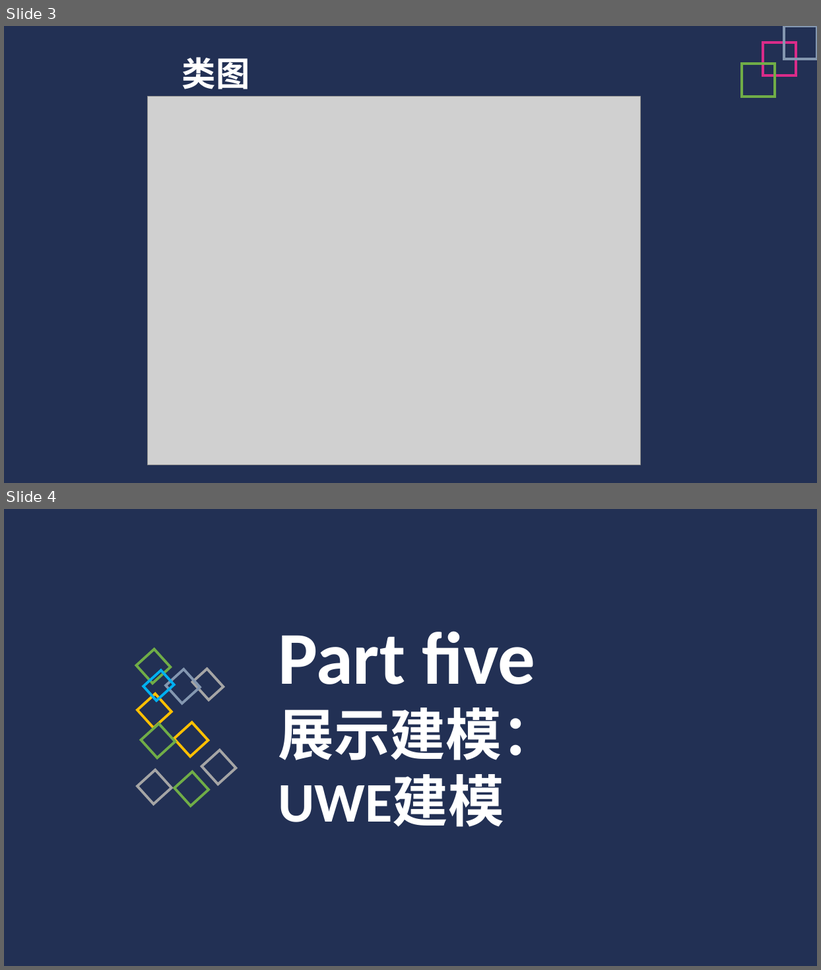
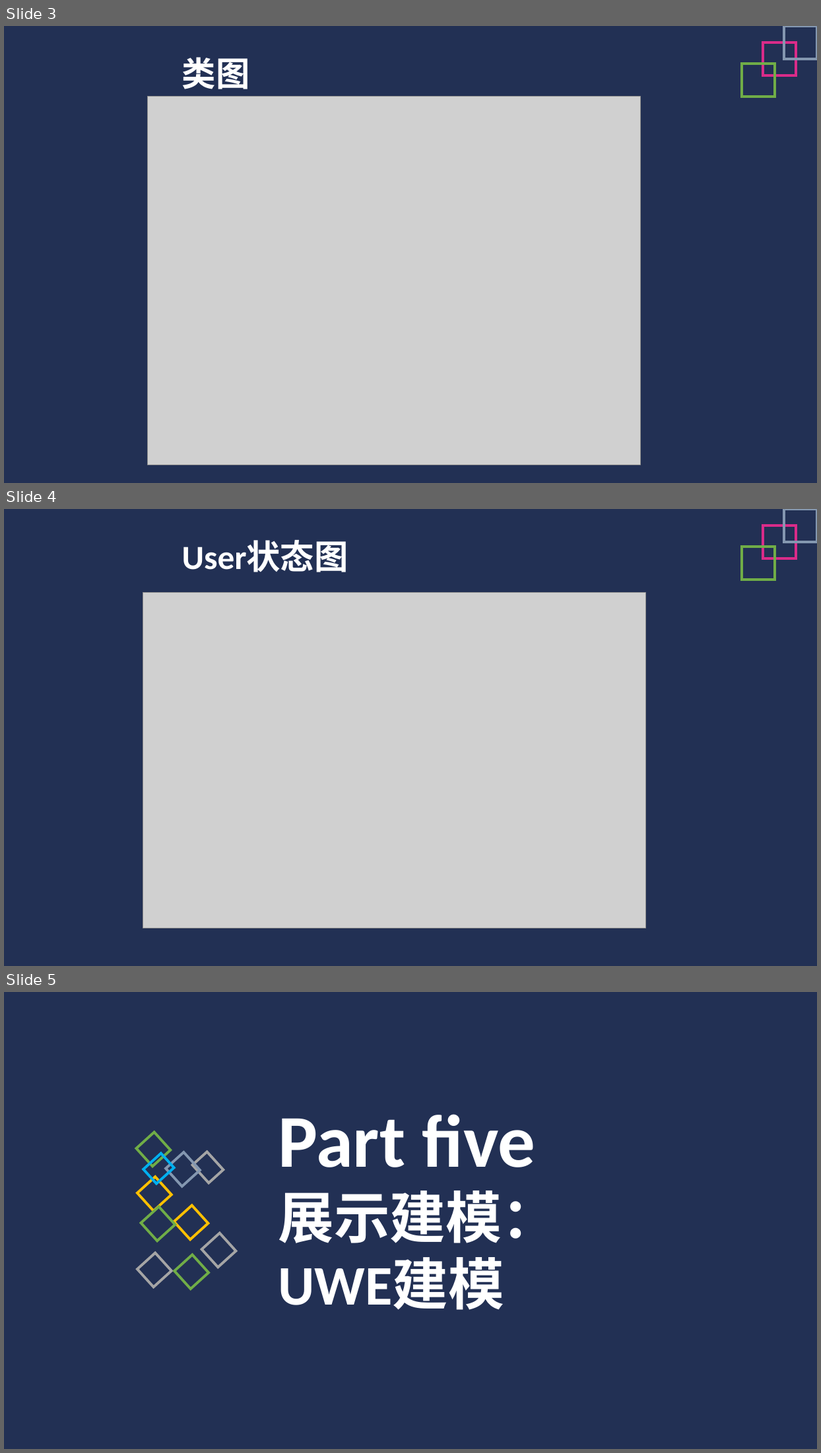
Before and after one commit to Glossy/WebEngineering, a slide deck: 应用建模.pptx. Shown one above the other, each under a label of ours: slides 3 and 4 before the commit, slides 3, 4 and 5 after it. The pictures are 821x970 and 821x1453 pixels, drawn with LibreOffice and Linux fonts; fonts in the diff are those of the drawing; grey boxes stand for pictures. Boxes give left, top, right and bottom in pixels: in the first picture for what was removed or moved away, otherwise in the second. Text is boxed around its words. In the diff, an @@ line names an element or a change of style, - is before the commit and + after.

Commit message:
更新第二部分user状态图

```diff
--- a/应用建模.pptx
+++ b/应用建模.pptx
@@ slide 4 added at bbox=[4, 509, 817, 966], background #FFFFFF; not listed: 2 template elements that a slide beside it also shows @@
@@ rectangle added at bbox=[764, 525, 797, 559], outline #DA2B89 3 pt @@
@@ rectangle added at bbox=[784, 509, 817, 542], outline #8497B0 3 pt @@
@@ text added at bbox=[182, 541, 349, 572], 40 pt, text #FFFFFF, bold @@
+User状态图
@@ rectangle added at bbox=[742, 547, 775, 580], outline #70AD47 3 pt @@
@@ picture added at bbox=[143, 593, 646, 929] @@
@@ what was slide 4 is now slide 5 @@
```
Also in this commit, not shown: 1 slide changed, 1 other file.
